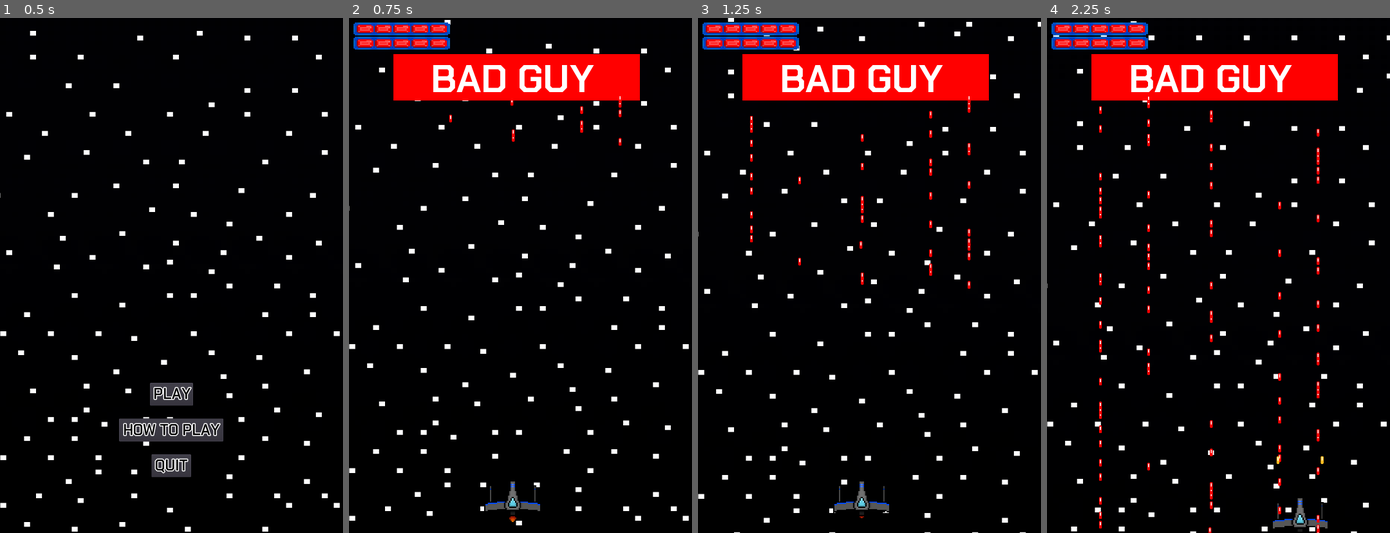
Above: before the commit, frames 1-4 (left to right).
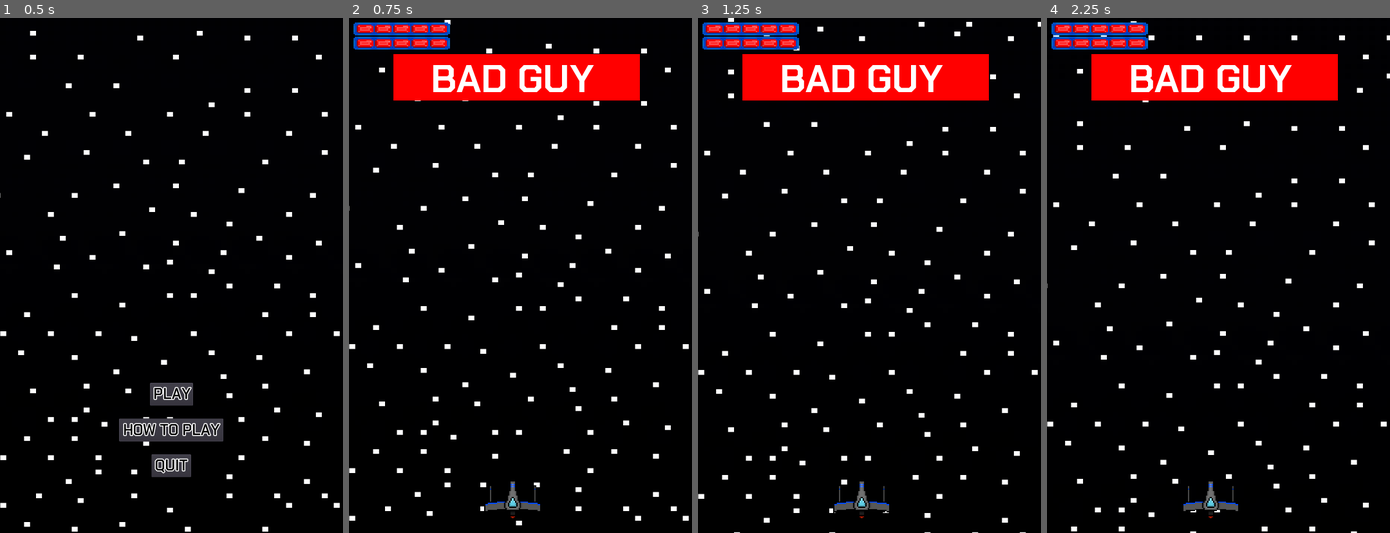
Above: after the commit, the same moments.

Repository: Cecilist/Final-BossFightBulletShooter
Game: Godot game, scene res://src/MainMenu.tscn
Two runs of this game, one before a commit and one after it. Both use one fixed random seed, a clock stepped at 60 frames per second and the inputs below.
Inputs:
- Up to frame 1 (0.5 s): no input
- Up to frame 2 (0.75 s): click "PLAY" at 0.5 s
- Up to frame 3 (1.25 s): no input
- Up to frame 4 (2.25 s): tap Enter (play_game) at 1.25, 1.35 s; hold D (move_right) 1.28-2.03 s; hold S (move_down) from 2.03 s (still down); tap Space (shoot) at 2.1 s

Frame 1 is identical in both runs. In frame 2, 0.1% of the frame differs, in the area x 29-80%, y 15-98%; in frame 3, 0.5%; in frame 4, 1.8%, in the area x 15-82%, y 15-100%.

Commit message:
Add unpause timer

Diff:
--- a/project/src/Boss.gd
+++ b/project/src/Boss.gd
@@ -5,7 +5,7 @@
 export var boss_health := 1000
 
 var boss_health_percent := 100
-var boss_paused := false
+var boss_paused := true
 var remaining_boss_health = boss_health
 var rng := RandomNumberGenerator.new()
 
--- a/project/src/Boss.tscn
+++ b/project/src/Boss.tscn
@@ -1,8 +1,7 @@
-[gd_scene load_steps=6 format=2]
+[gd_scene load_steps=5 format=2]
 
 [ext_resource path="res://assets/fonts/Chakra_Petch/ChakraPetch-Bold.ttf" type="DynamicFontData" id=1]
 [ext_resource path="res://src/Boss.gd" type="Script" id=2]
-[ext_resource path="res://src/BossBullet.tscn" type="PackedScene" id=3]
 
 [sub_resource type="RectangleShape2D" id=1]
 extents = Vector2( 258.889, 49.4904 )
@@ -14,8 +13,6 @@
 [node name="Boss" type="Area2D"]
 position = Vector2( 350, 0 )
 script = ExtResource( 2 )
-
-[node name="Boss_bullet" parent="." instance=ExtResource( 3 )]
 
 [node name="ColorRect" type="ColorRect" parent="."]
 margin_left = -249.0
--- a/project/src/Level.gd
+++ b/project/src/Level.gd
@@ -2,10 +2,14 @@
 extends Node2D
 
 
-var game_paused := false
+var game_paused := true
 var game_over := false
 var won_game := false
 var bullet_velocity := 10
+
+
+func _ready():
+	$Timers/UnpauseTimer.start()
 
 
 func _input(_event) -> void:
@@ -14,7 +18,7 @@
 		if get_tree().paused == false:
 			_pause_game()
 		elif get_tree().paused == true:
-			_unpause_game()
+			$Timers/UnpauseTimer.start()
 
 	# Allows the player to use keybinds to interact with the pause menu
 	if game_paused == true:
@@ -144,3 +148,7 @@
 func _on_InGameQuitButton_pressed() -> void:
 	if game_paused == true:
 		get_tree().quit()
+
+
+func _on_UnpauseTimer_timeout():
+	_unpause_game()
--- a/project/src/Level.tscn
+++ b/project/src/Level.tscn
@@ -184,7 +184,14 @@
 anchor_right = 0.0
 anchor_bottom = 0.0
 
+[node name="Timers" type="Node" parent="."]
+
+[node name="UnpauseTimer" type="Timer" parent="Timers"]
+wait_time = 3.0
+one_shot = true
+
 [connection signal="pressed" from="Overlay/PauseMenu/InGameResumeButton" to="." method="_on_InGameResumeButton_pressed"]
 [connection signal="pressed" from="Overlay/PauseMenu/InGameRestartButton" to="." method="_on_InGameRestartButton_pressed"]
 [connection signal="pressed" from="Overlay/PauseMenu/InGameToMenuButton" to="." method="_on_InGameToMenuButton_pressed"]
 [connection signal="pressed" from="Overlay/PauseMenu/InGameQuitButton" to="." method="_on_InGameQuitButton_pressed"]
+[connection signal="timeout" from="Timers/UnpauseTimer" to="." method="_on_UnpauseTimer_timeout"]
--- a/project/src/Player.gd
+++ b/project/src/Player.gd
@@ -6,7 +6,7 @@
 export var player_movement_speed := 250
 
 var player_health_percent := 100
-var ship_paused = false
+var ship_paused = true
 
 var _ship_velocity := Vector2(0,0)
 var _remaining_player_health = player_health
